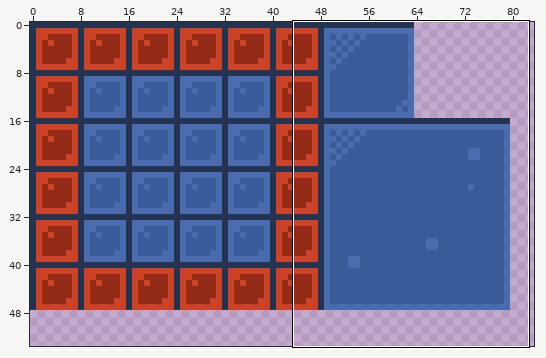
Pixel-art file -- examples/vacuum-outlaw/src/main/resources/tilesets/StationOne.aseprite. Above: a wide view before the commit, with the close-up outlined.
Close-up. The starting point:
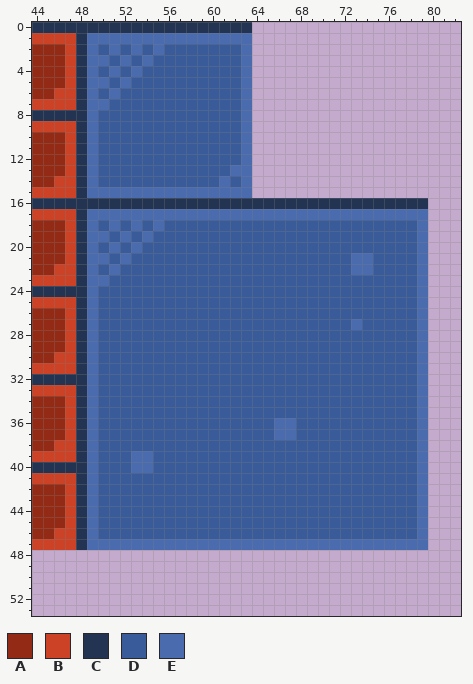
256x256 pixels, 1 frame. Shown: x 44..82, y 0..53. The wide view leaves out empty margins. The commit also changed other parts of the picture, which this record leaves out.
Palette (. is transparent): A #932a15  B #cb4226  C #233453  D #3a5b9a  E #4a6caf
Pixels before, first column x 44:
 0 CCCCCCCCCCCCCCCCCCCC................
 1 BBBBCEEEEEEEEEEEEEEE................
 2 AAABCEDEDEDEDDDDDDDE................
 3 AAABCEEDEDEDDDDDDDDE................
 4 AAABCEDEDEDDDDDDDDDE................
 5 AAABCEEDEDDDDDDDDDDE................
 6 AABBCEDEDDDDDDDDDDDE................
 7 BBBBCEEDDDDDDDDDDDDE................
 8 CCCCCEDDDDDDDDDDDDDE................
 9 BBBBCEDDDDDDDDDDDDDE................
10 AAABCEDDDDDDDDDDDDDE................
11 AAABCEDDDDDDDDDDDDDE................
12 AAABCEDDDDDDDDDDDDDE................
13 AAABCEDDDDDDDDDDDDEE................
14 AABBCEDDDDDDDDDDDEDE................
15 BBBBCEEEEEEEEEEEEEEE................
16 CCCCCCCCCCCCCCCCCCCCCCCCCCCCCCCCCCCC
17 BBBBCEEEEEEEEEEEEEEEEEEEEEEEEEEEEEEE
18 AAABCEDEDEDEDDDDDDDDDDDDDDDDDDDDDDDE
19 AAABCEEDEDEDDDDDDDDDDDDDDDDDDDDDDDDE
20 AAABCEDEDEDDDDDDDDDDDDDDDDDDDDDDDDDE
21 AAABCEEDEDDDDDDDDDDDDDDDDDDDDEEDDDDE
22 AABBCEDEDDDDDDDDDDDDDDDDDDDDDEEDDDDE
23 BBBBCEEDDDDDDDDDDDDDDDDDDDDDDDDDDDDE
24 CCCCCEDDDDDDDDDDDDDDDDDDDDDDDDDDDDDE
25 BBBBCEDDDDDDDDDDDDDDDDDDDDDDDDDDDDDE
26 AAABCEDDDDDDDDDDDDDDDDDDDDDDDDDDDDDE
27 AAABCEDDDDDDDDDDDDDDDDDDDDDDDEDDDDDE
28 AAABCEDDDDDDDDDDDDDDDDDDDDDDDDDDDDDE
29 AAABCEDDDDDDDDDDDDDDDDDDDDDDDDDDDDDE
30 AABBCEDDDDDDDDDDDDDDDDDDDDDDDDDDDDDE
31 BBBBCEDDDDDDDDDDDDDDDDDDDDDDDDDDDDDE
32 CCCCCEDDDDDDDDDDDDDDDDDDDDDDDDDDDDDE
33 BBBBCEDDDDDDDDDDDDDDDDDDDDDDDDDDDDDE
34 AAABCEDDDDDDDDDDDDDDDDDDDDDDDDDDDDDE
35 AAABCEDDDDDDDDDDDDDDDDDDDDDDDDDDDDDE
36 AAABCEDDDDDDDDDDDDDDDDEEDDDDDDDDDDDE
37 AAABCEDDDDDDDDDDDDDDDDEEDDDDDDDDDDDE
38 AABBCEDDDDDDDDDDDDDDDDDDDDDDDDDDDDDE
39 BBBBCEDDDEEDDDDDDDDDDDDDDDDDDDDDDDDE
40 CCCCCEDDDEEDDDDDDDDDDDDDDDDDDDDDDDDE
41 BBBBCEDDDDDDDDDDDDDDDDDDDDDDDDDDDDDE
42 AAABCEDDDDDDDDDDDDDDDDDDDDDDDDDDDDDE
43 AAABCEDDDDDDDDDDDDDDDDDDDDDDDDDDDDDE
44 AAABCEDDDDDDDDDDDDDDDDDDDDDDDDDDDDDE
45 AAABCEDDDDDDDDDDDDDDDDDDDDDDDDDDDDDE
46 AABBCEDDDDDDDDDDDDDDDDDDDDDDDDDDDDDE
47 BBBBCEEEEEEEEEEEEEEEEEEEEEEEEEEEEEEE
After:
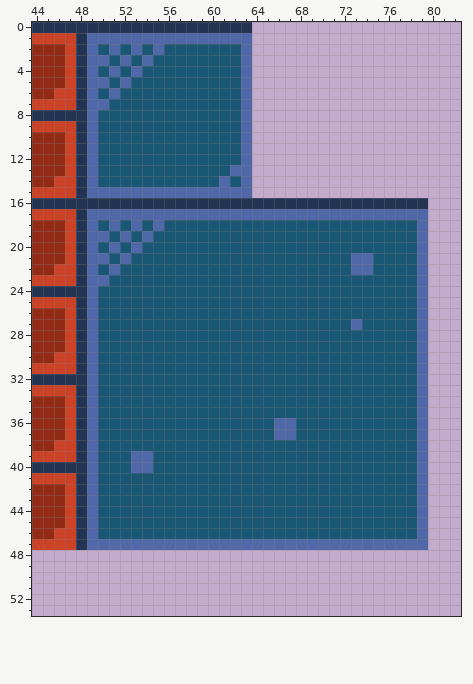
The edit:
Colour D changes from #3a5b9a to #1a5775.
Colour E changes from #4a6caf to #5168a8.
Pixel boxes of the changes (left, top, right, bottom) in both close-ups:
changed: (87, 33, 428, 550)
